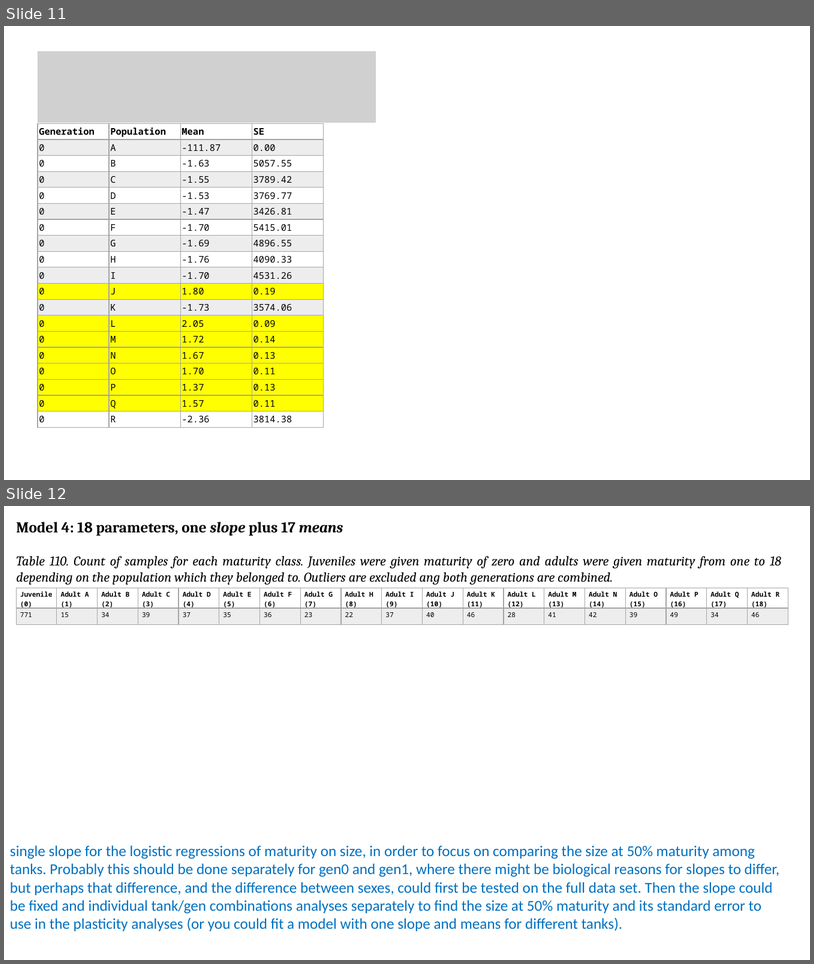
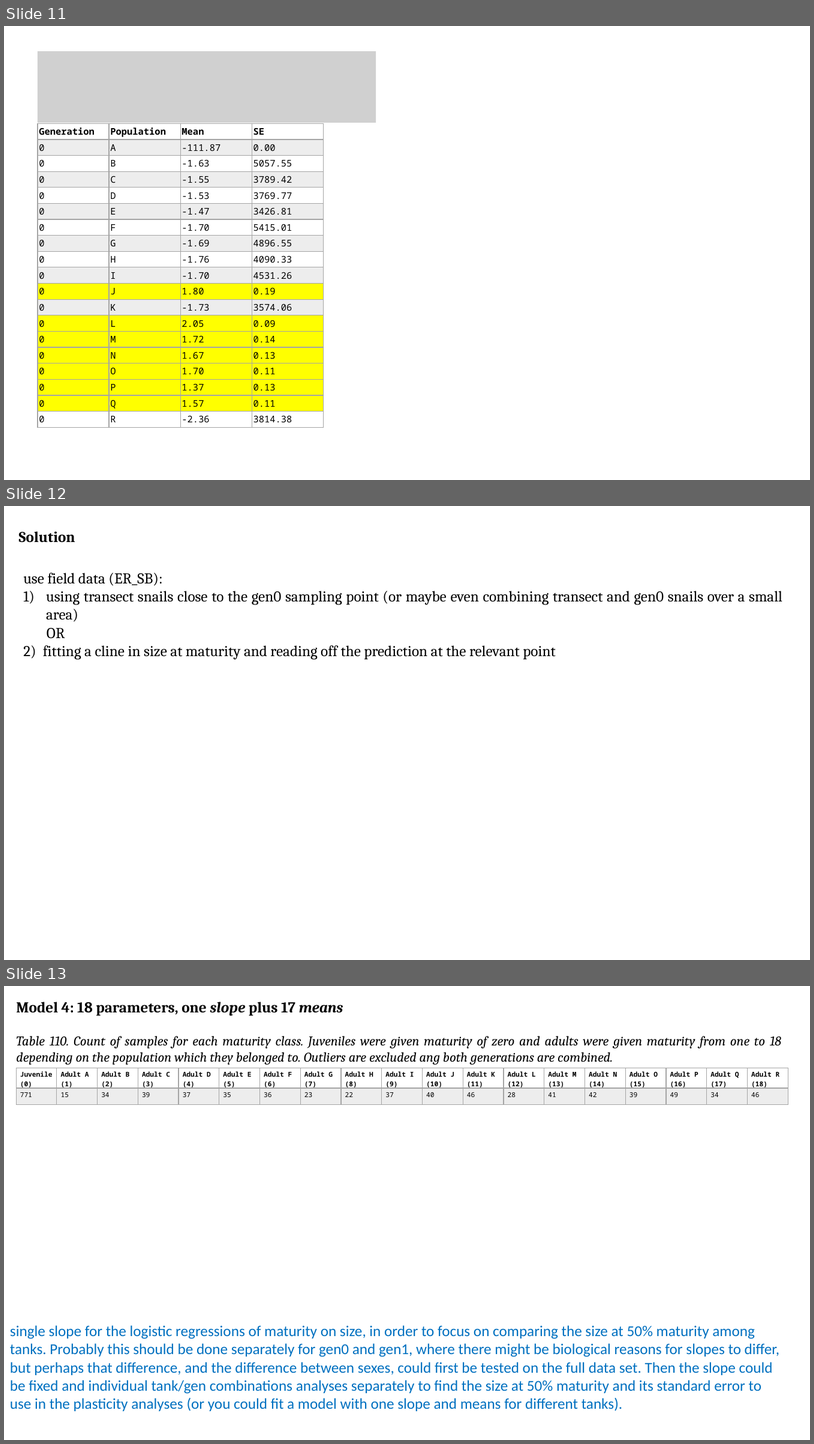
Before and after one commit to sam0per/Littorina_CZ_offspring, a slide deck: docs/Littorina_offspring_size_maturity.pptx. Shown one above the other, each under a label of ours: slides 11 and 12 before the commit, slides 11, 12 and 13 after it. The pictures are 814x964 and 814x1444 pixels, drawn with LibreOffice and Linux fonts; fonts in the diff are those of the drawing; grey boxes stand for pictures. Boxes give left, top, right and bottom in pixels: in the first picture for what was removed or moved away, otherwise in the second. Text is boxed around its words. In the diff, an @@ line names an element or a change of style, - is before the commit and + after.

```diff
--- a/docs/Littorina_offspring_size_maturity.pptx
+++ b/docs/Littorina_offspring_size_maturity.pptx
@@ slide 12 added at [4, 506, 810, 960], background #FFFFFF @@
@@ text added at [19, 531, 75, 542], 18 pt, text #000000, bold @@
+Solution
@@ text added at [23, 573, 783, 660], 18 pt, text #000000 @@
+use field data (ER_SB):
+1) using transect snails close to the gen0 sampling point (or maybe even combining transect and gen0 snails over a small area)
+OR
+2) fitting a cline in size at maturity and reading off the prediction at the relevant point
@@ what was slide 12 is now slide 13 @@
```
Also in this commit, not shown: 1 slide changed, 7 other files.
